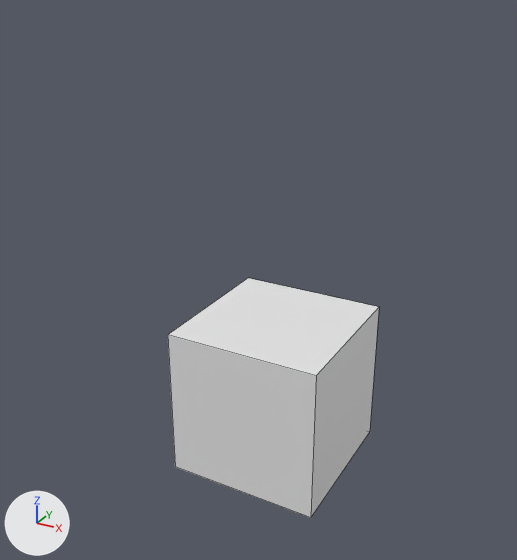
The Blender file Obj_Chest_Normal_A .blend, before and after one commit.
One viewpoint serves both versions: a 50 mm lens placed at (3.74, -7.3, 5.15), pointed at (-0.19, -0.17, 1.59). Arrows for +X, +Y and +Z are at lower left; the lights stay in place. The older version comes first. Mesh edges are drawn as thin lines.
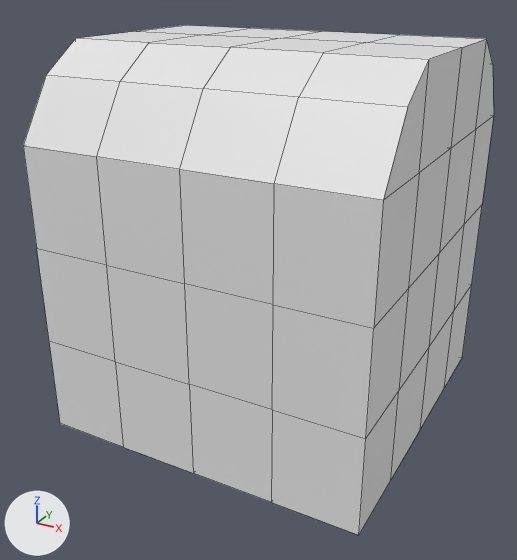
The edits, one by one:
me_cube is used by ob_cube; location (0.0, 0.0, 0.0).
me_cube had 8 vertices, 6 faces and spanned x -1.0..1.0, y -1.0..1.0, z -1.0..1.0.
me_cube now has 42 vertices, 28 faces and spans x -1.0..0.0, y 0.0..1.0, z -1.0..1.57.
me_cube part 1: a new loose piece of 18 vertices spanning x -1.0..0.0, y 0.0..1.0, z 1.0..1.57, in mat_material (white #e7e7e7).
Part 2, on me_cube:
6 vertices are removed from x -1.0..1.0, y -1.0..1.0, z -1.0..1.0.
6 faces are deleted.
13 vertices are added at x -1.0..0.0, y 0.0..1.0, z -1.0..0.33.
9 new vertices lie (0.0, 0.0, 0.67) away from vertices in x -1.0..0.0, y 0.0..1.0, z -1.0..0.33.
16 new faces join them.
Object 'Cube' (ob_cube) moves from (0.0, 0.0, 0.0) to (0.0, 0.0, 1.72).
Object 'Cube' (ob_cube) is rescaled from (1.0, 1.0, 1.0) to (1.96, 2.01, 1.73).
Object 'Cube' (ob_cube) gains a MIRROR modifier named 'Mirror'.
Modifier setting: use_axis = (True, True, False).
Modifier setting: use_clip = True.

Boxes (x1, y1, x2, y2) around the edits, measured in the pictures (517 x 560 px):
'Cube', reshaped, moved, rescaled, modifiers changed (123% wider, 112% taller): before (168, 278, 379, 518); after (23, 25, 494, 535)
part 1 of me_cube, added: after (23, 25, 494, 200)
part 2 of me_cube, built on: before (168, 278, 379, 518); after (23, 116, 494, 535)
